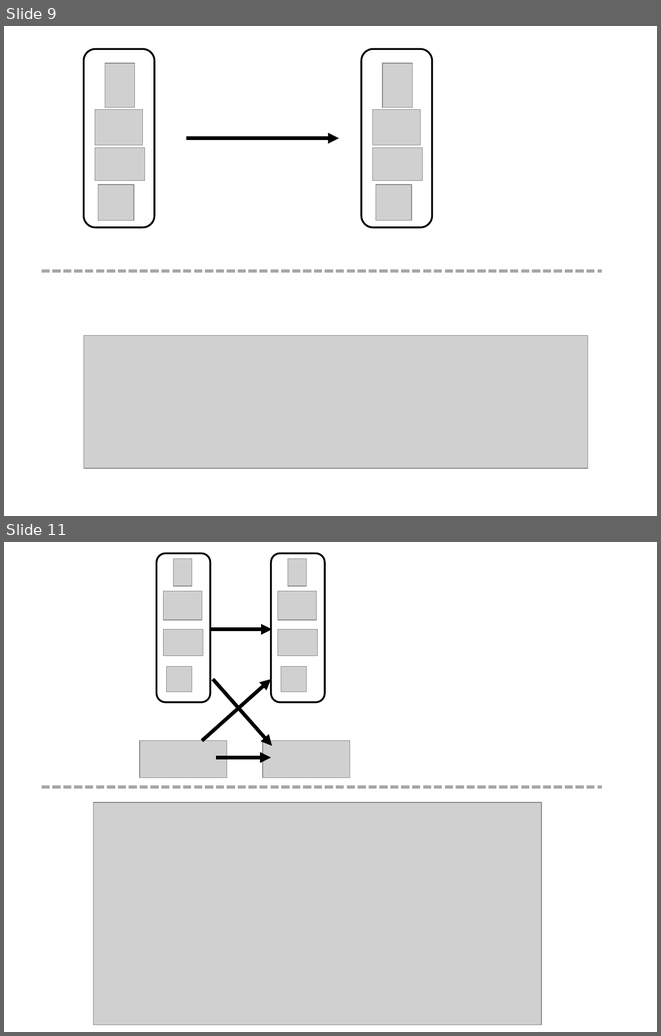
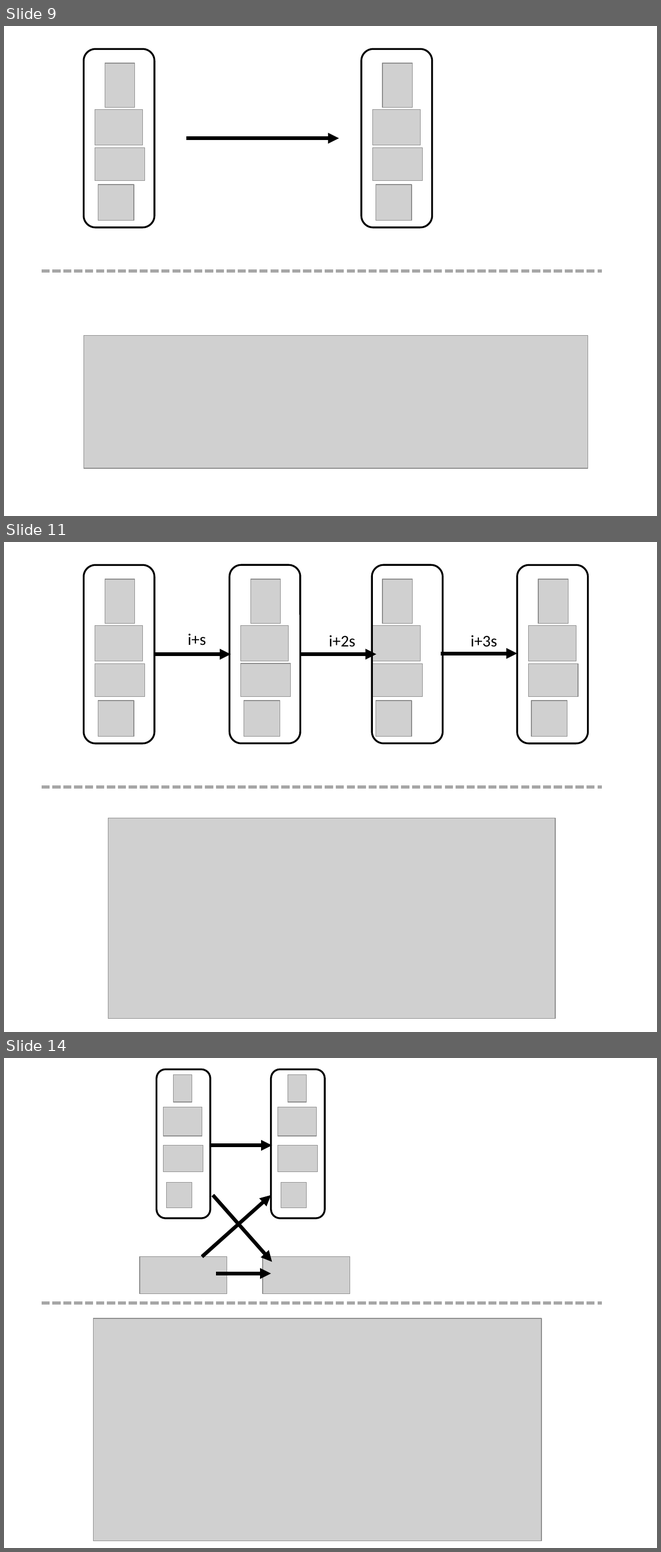
Before and after one commit to fdabl/bayes_workshop, a slide deck: cambridge/slides/img/des_flu_md.pptx. Shown one above the other, each under a label of ours: slides 9 and 11 before the commit, slides 9, 11 and 14 after it; the slides between them are not shown. The pictures are 661x1036 and 661x1552 pixels, drawn with LibreOffice and Linux fonts; fonts in the diff are those of the drawing; grey boxes stand for pictures. Boxes give left, top, right and bottom in pixels: in the first picture for what was removed or moved away, otherwise in the second. Text is boxed around its words. In the diff, an @@ line names an element or a change of style, - is before the commit and + after.

```diff
--- a/cambridge/slides/img/des_flu_md.pptx
+++ b/cambridge/slides/img/des_flu_md.pptx
@@ slide 11 added at (x1=4, y1=542, x2=657, y2=1032), background #FFFFFF @@
@@ rounded rectangle added at (x1=84, y1=565, x2=154, y2=743), outline #000000 2 pt @@
@@ rounded rectangle added at (x1=229, y1=565, x2=300, y2=743), outline #000000 2 pt @@
@@ rounded rectangle added at (x1=372, y1=565, x2=442, y2=743), outline #000000 2 pt @@
@@ rounded rectangle added at (x1=517, y1=565, x2=588, y2=743), outline #000000 2 pt @@
@@ picture added at (x1=105, y1=579, x2=134, y2=624) @@
@@ picture added at (x1=251, y1=579, x2=281, y2=624) @@
@@ picture added at (x1=383, y1=579, x2=413, y2=624) @@
@@ picture added at (x1=538, y1=579, x2=568, y2=624) @@
@@ picture added at (x1=95, y1=626, x2=142, y2=661) @@
@@ text added at (x1=188, y1=634, x2=206, y2=645), 18 pt, text #000000 @@
+i+s
@@ picture added at (x1=241, y1=626, x2=289, y2=661) @@
@@ text added at (x1=329, y1=635, x2=355, y2=647), 18 pt, text #000000 @@
+i+2s
@@ picture added at (x1=372, y1=626, x2=420, y2=661) @@
@@ text added at (x1=470, y1=635, x2=497, y2=647), 18 pt, text #000000 @@
+i+3s
@@ picture added at (x1=528, y1=626, x2=576, y2=661) @@
@@ picture added at (x1=95, y1=663, x2=144, y2=697) @@
@@ arrow added from (154, 654) to (231, 654), #000000 4 pt @@
@@ picture added at (x1=241, y1=663, x2=291, y2=697) @@
@@ arrow added from (300, 654) to (376, 654), #000000 4 pt @@
@@ picture added at (x1=372, y1=663, x2=422, y2=697) @@
@@ arrow added from (441, 654) to (517, 654), #000000 4 pt @@
@@ picture added at (x1=528, y1=663, x2=578, y2=697) @@
@@ picture added at (x1=98, y1=700, x2=134, y2=737) @@
@@ picture added at (x1=244, y1=700, x2=280, y2=737) @@
@@ picture added at (x1=376, y1=700, x2=412, y2=737) @@
@@ picture added at (x1=531, y1=700, x2=567, y2=737) @@
@@ line added from (41, 787) to (602, 787), #A6A6A6 3 pt dashed @@
@@ picture added at (x1=108, y1=818, x2=555, y2=1018) @@
@@ what was slide 11 is now slide 14 @@
```
Also in this commit, not shown: 1 slide changed, 2 other slides added, 6 other files.
